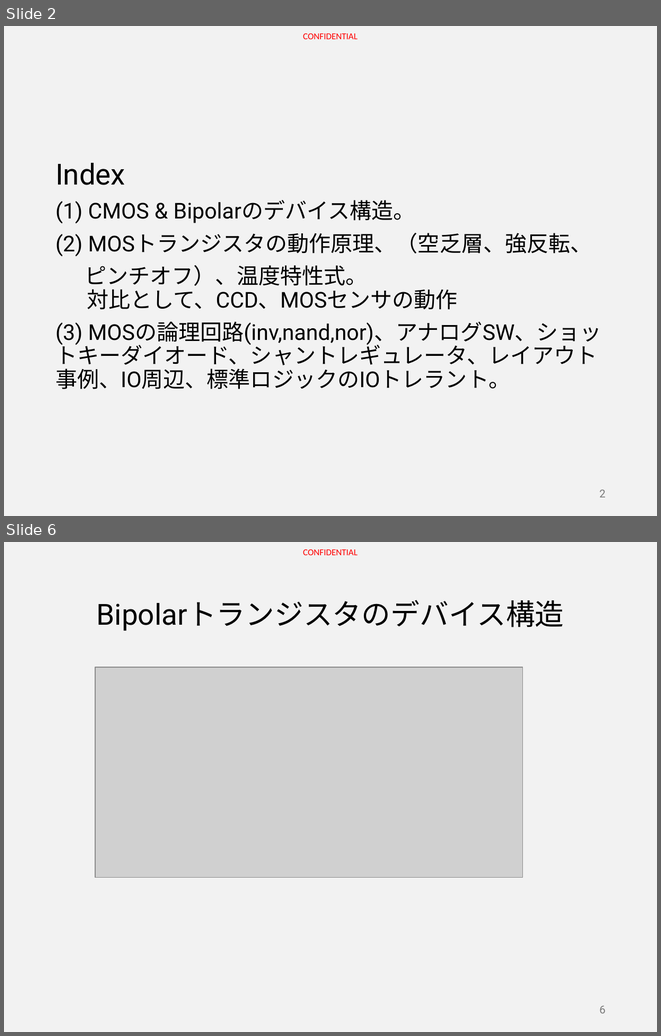
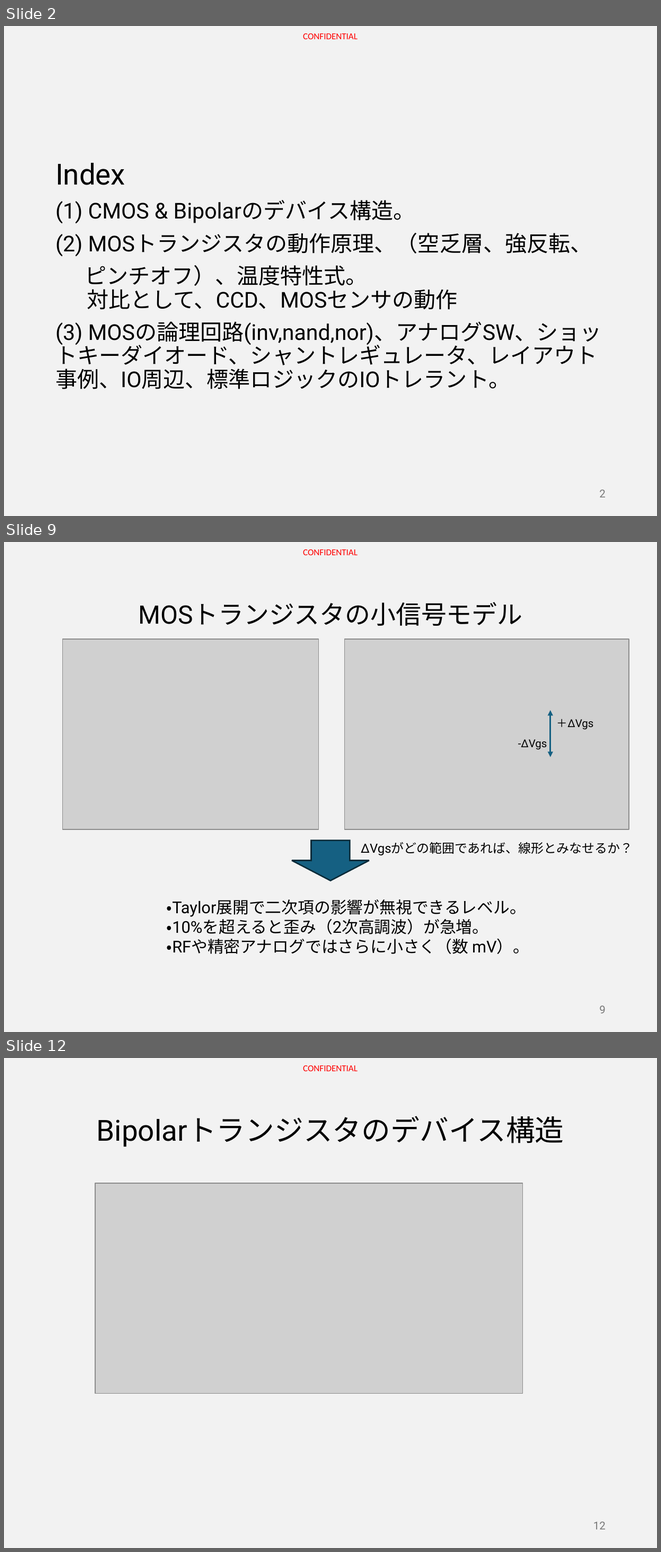
Before and after one commit to HiroyaIto/sansen, a slide deck: MOS-TrとICの基本&Tips Part1.pptx. Shown one above the other, each under a label of ours: slides 2 and 6 before the commit, slides 2, 9 and 12 after it; the slides between them are not shown. The pictures are 661x1036 and 661x1552 pixels, drawn with LibreOffice and Linux fonts; fonts in the diff are those of the drawing; grey boxes stand for pictures. Boxes give left, top, right and bottom in pixels: in the first picture for what was removed or moved away, otherwise in the second. Text is boxed around its words. In the diff, an @@ line names an element or a change of style, - is before the commit and + after.

```diff
--- a/MOS-TrとICの基本&Tips Part1.pptx
+++ b/MOS-TrとICの基本&Tips Part1.pptx
@@ slide 9 added at (x1=4, y1=542, x2=657, y2=1032), background #F2F2F2; not listed: 1 template element that a slide beside it also shows @@
@@ title added at (x1=138, y1=602, x2=522, y2=626), 28 pt, text #000000 @@
+MOSトランジスタの小信号モデル
@@ picture added at (x1=62, y1=640, x2=318, y2=829) @@
@@ picture added at (x1=345, y1=640, x2=629, y2=829) @@
@@ arrow added from (550, 734) to (550, 711), #156082 1.5 pt @@
@@ text added at (x1=557, y1=719, x2=594, y2=730), 12 pt, text #000000 @@
+＋ΔVgs
@@ text added at (x1=518, y1=739, x2=547, y2=750), 12 pt, text #000000 @@
+-ΔVgs
@@ arrow added from (550, 734) to (550, 757), #156082 1.5 pt @@
@@ down arrow added at (x1=292, y1=840, x2=369, y2=881), fill #156082, outline #092A39 1.5 pt @@
@@ text added at (x1=361, y1=842, x2=633, y2=855), 14 pt, text #000000 @@
+ΔVgsがどの範囲であれば、線形とみなせるか？
@@ text added at (x1=167, y1=899, x2=529, y2=954), 18 pt, text #000000 @@
+・Taylor展開で二次項の影響が無視できるレベル。
+・10%を超えると歪み（2次高調波）が急増。
+・RFや精密アナログではさらに小さく（数 mV）。
@@ page number added at (x1=599, y1=1005, x2=606, y2=1013), 12 pt, text #797979 @@
+9
@@ what was slide 6 is now slide 12 @@
@@ page number at (x1=593, y1=1521, x2=606, y2=1529): text changed @@
-6
+12
```
Also in this commit, not shown: 2 slides changed, 8 other slides added, 1 slide removed.
